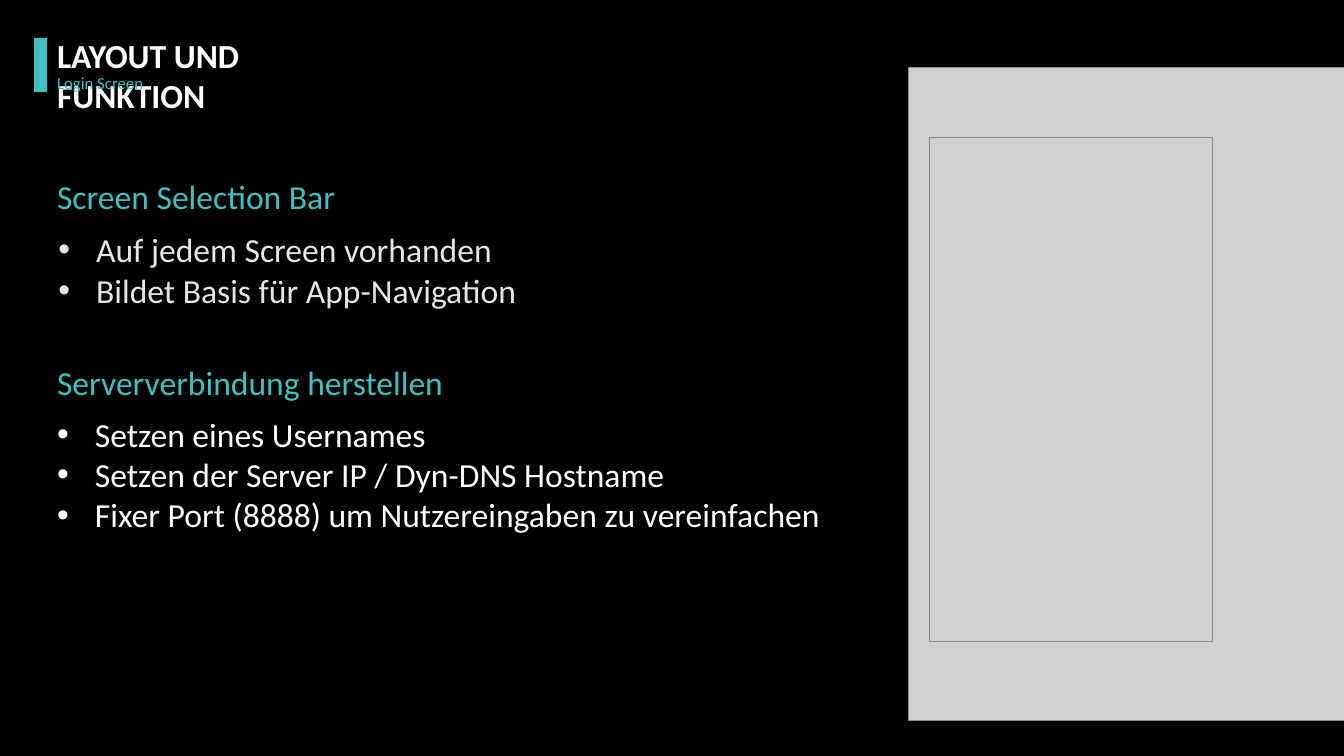
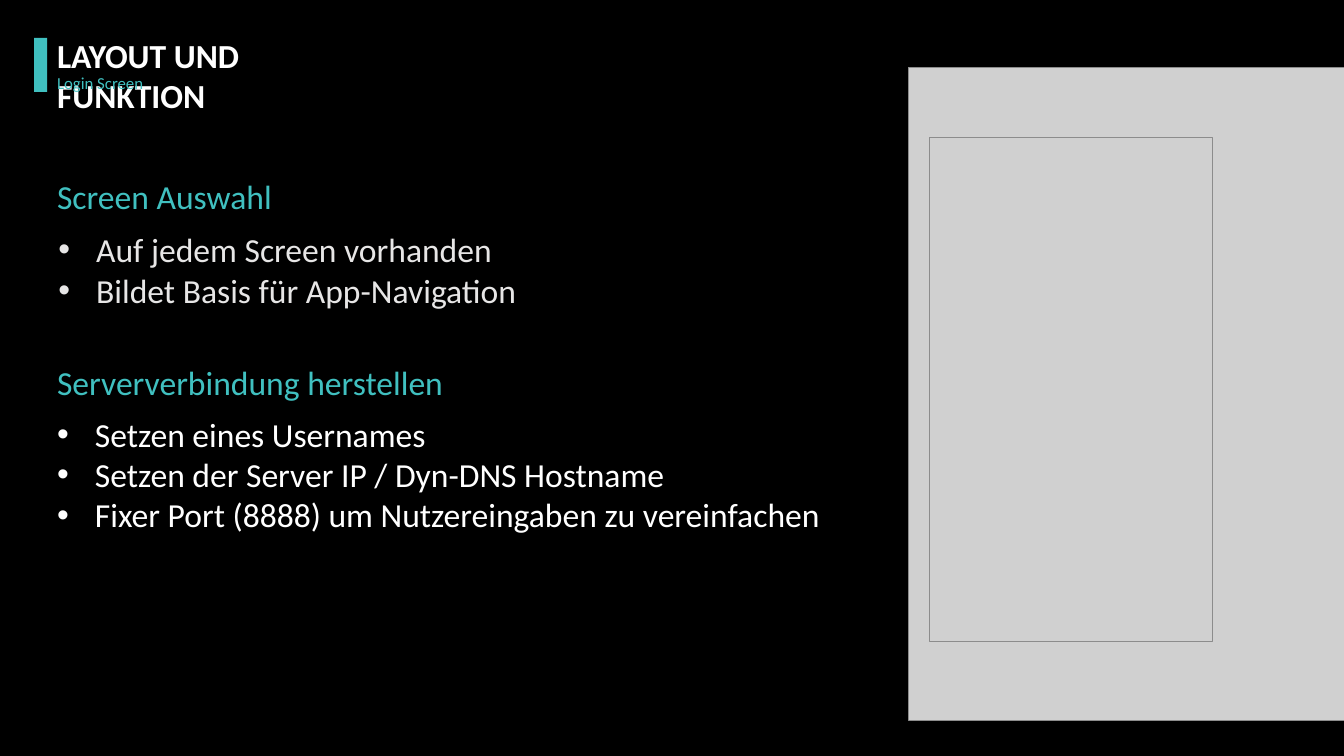
Before and after one commit to pagdot/Jukebox-App, a slide deck: slide 11 of doc/Mobile/Präsentation/Präsentation.pptx. Drawn at 1344x756 pixels with LibreOffice and Linux fonts; fonts in the diff are those of the drawing; grey boxes stand for pictures; background and template pictures are left out. Boxes give left, top, right and bottom in pixels: in the first picture for what was removed or moved away, otherwise in the second. Text is boxed around its words. In the diff, an @@ line names an element or a change of style, - is before the commit and + after.

```diff
--- a/doc/Mobile/Präsentation/Präsentation.pptx
+++ b/doc/Mobile/Präsentation/Präsentation.pptx
@@ text at <box>57,185,272,210</box>: text changed @@
-Screen Selection Bar
+Screen Auswahl
```
Also in this commit, not shown: 4 other slides changed.
